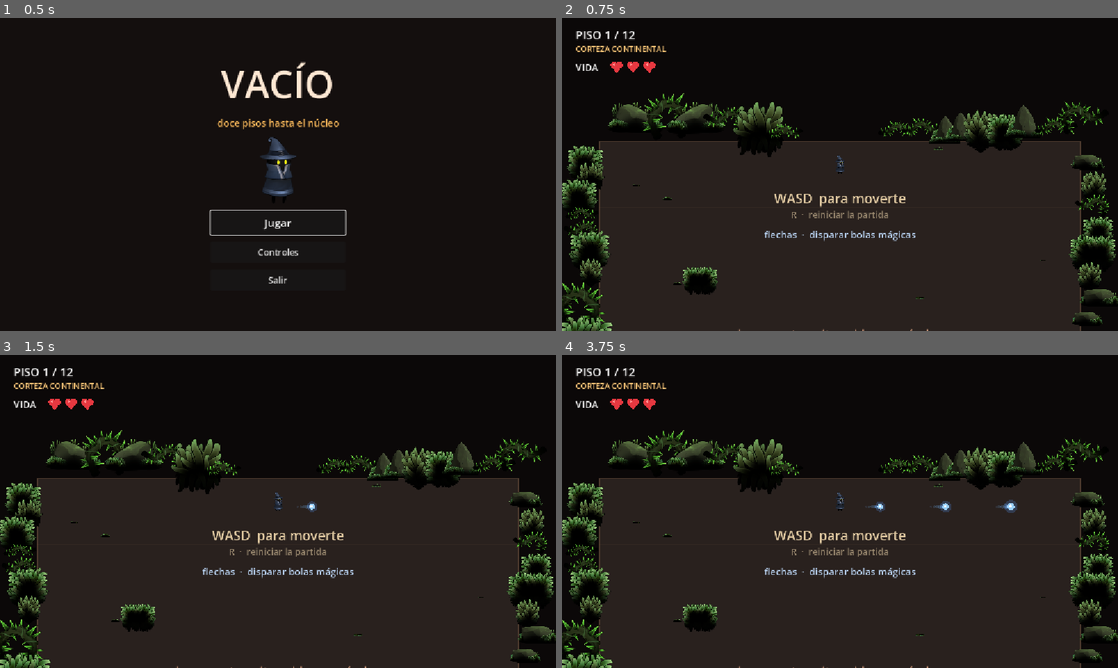
Above: before the commit, frames 1-4 (two rows, left to right).
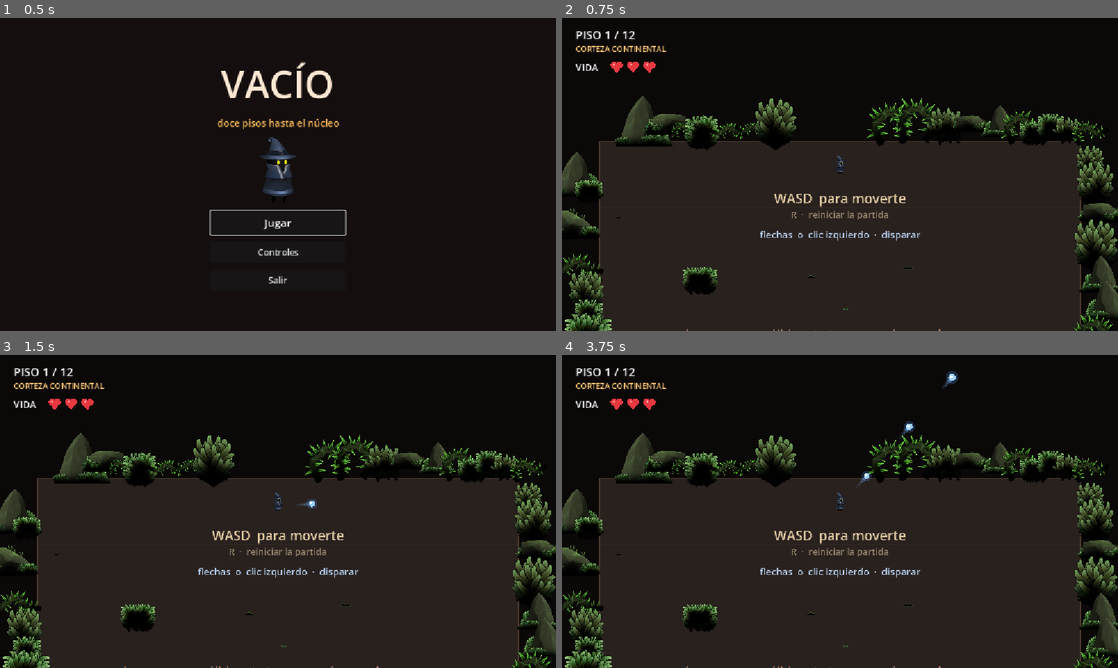
Above: after the commit, the same moments.

Repository: MatiasRodrigo0502/Vacio
Game: Godot game, scene res://scenes/MenuPrincipal.tscn
Same seed, same stepped clock (60 frames per second), same inputs: the game is played once before the commit and once after it.
Inputs (mouse positions are in pixels of both pictures, inside the frame that each line leads up to):
- Up to frame 1 (0.5 s): no input
- Up to frame 2 (0.75 s): click "Jugar" at 0.5 s
- Up to frame 3 (1.5 s): tap Enter at 1.25 s; move the mouse to (400, 495) at 1.27 s; press the mouse at (400, 495) at 1.28 s; hold Right (disparar_derecha) from 1.28 s (still down)
- Up to frame 4 (3.75 s): move the mouse to (728, 527) at 2.02 s; release Right (disparar_derecha) at 2.03 s; release the mouse at (728, 527) at 2.03 s; hold Down (disparar_abajo) 2.03-2.78 s; tap R (reiniciar_partida) at 2.1 s; click (728, 527) at 2.3 s; move the mouse to (895, 442) at 2.77 s; press the mouse at (895, 442) at 2.78 s; hold Right (disparar_derecha) 2.78-3.53 s; move the mouse to (812, 574) at 3.52 s; release the mouse at (812, 574) at 3.53 s; hold Up (disparar_arriba) from 3.53 s (still down); click (812, 574) at 3.6 s

Frame 1 is identical in both runs. In frame 2, 11% of the frame differs, in the area x 0-100%, y 24-100%; in frame 3, 11%; in frame 4, 11%, in the area x 0-100%, y 5-100%.

Commit message:
Rocas solidas, disparo con el raton e iconos para los objetos
- Las rocas y plataformas pasan de Area2D a StaticBody2D: son terreno
  solido, se choca con ellas y ya no hacen dano. Un RigidBody2D no valia:
  ese es un cuerpo que la fisica empuja, y las rocas saldrian rodando.
  Como no se pueden atravesar, cobrar vida ademas castigaria por rozar
  una pared al esquivar. El dano viene de los enemigos.
- Las piedras pequenas vuelven a ser decoracion sin colision. Son unas
  treinta por piso y miden 16-34 px: solidas, moverse seria un
  engancharse continuo en chinas.
- Disparo apuntando con el raton, con el boton izquierdo. Las flechas
  siguen valiendo para las cuatro direcciones; el raton manda si los dos
  estan pulsados, porque si estas apuntando es lo que quieres.
- Los objetos pasan de una flor de colores a un icono de lo que hacen:
  bota para velocidad, corazon para vida, cruz para curar, rayo para
  cadencia, llama para velocidad de bola y orbe para su tamano. Dibujados
  por mi: en los packs no hay ningun icono de interfaz. Dos objetos se
  renombran para que el nombre pegue con el dibujo.

Verificado en headless: la roca es StaticBody2D y frena al jugador
empujando 1,5 s contra ella, chocar no quita vida, el disparo con raton
sale con la direccion correcta y cada objeto lleva su icono.

Co-Authored-By: Claude Opus 5 <noreply@anthropic.com>

Diff:
--- a/assets/objetos/animaciones_objeto.tres
+++ /dev/null
@@ -1,50 +0,0 @@
-[gd_resource type="SpriteFrames" load_steps=11 format=3]
-
-[ext_resource type="Texture2D" path="res://assets/objetos/objeto_00.png" id="objeto_00"]
-[ext_resource type="Texture2D" path="res://assets/objetos/objeto_01.png" id="objeto_01"]
-[ext_resource type="Texture2D" path="res://assets/objetos/objeto_02.png" id="objeto_02"]
-[ext_resource type="Texture2D" path="res://assets/objetos/objeto_03.png" id="objeto_03"]
-[ext_resource type="Texture2D" path="res://assets/objetos/objeto_04.png" id="objeto_04"]
-[ext_resource type="Texture2D" path="res://assets/objetos/objeto_05.png" id="objeto_05"]
-[ext_resource type="Texture2D" path="res://assets/objetos/objeto_06.png" id="objeto_06"]
-[ext_resource type="Texture2D" path="res://assets/objetos/objeto_07.png" id="objeto_07"]
-[ext_resource type="Texture2D" path="res://assets/objetos/objeto_08.png" id="objeto_08"]
-[ext_resource type="Texture2D" path="res://assets/objetos/objeto_09.png" id="objeto_09"]
-
-[resource]
-animations = [{
-"frames": [{
-"duration": 1.0,
-"texture": ExtResource("objeto_00")
-}, {
-"duration": 1.0,
-"texture": ExtResource("objeto_01")
-}, {
-"duration": 1.0,
-"texture": ExtResource("objeto_02")
-}, {
-"duration": 1.0,
-"texture": ExtResource("objeto_03")
-}, {
-"duration": 1.0,
-"texture": ExtResource("objeto_04")
-}, {
-"duration": 1.0,
-"texture": ExtResource("objeto_05")
-}, {
-"duration": 1.0,
-"texture": ExtResource("objeto_06")
-}, {
-"duration": 1.0,
-"texture": ExtResource("objeto_07")
-}, {
-"duration": 1.0,
-"texture": ExtResource("objeto_08")
-}, {
-"duration": 1.0,
-"texture": ExtResource("objeto_09")
-}],
-"loop": true,
-"name": &"brillar",
-"speed": 10.0
-}]
--- a/project.godot
+++ b/project.godot
@@ -66,6 +66,11 @@
 "events": [Object(InputEventKey,"resource_local_to_scene":false,"resource_name":"","device":-1,"window_id":0,"alt_press …(195 unchanged characters)…
 ]
 }
+disparar_raton={
+"deadzone": 0.2,
+"events": [Object(InputEventMouseButton,"resource_local_to_scene":false,"resource_name":"","device":-1,"window_id":0,"alt_pressed":false,"shift_pressed":false,"ctrl_pressed":false,"meta_pressed":false,"button_mask":0,"position":Vector2(0, 0),"global_position":Vector2(0, 0),"factor":1.0,"button_index":1,"canceled":false,"pressed":false,"double_click":false,"script":null)
+]
+}
 reiniciar_partida={
 "deadzone": 0.2,
 "events": [Object(InputEventKey,"resource_local_to_scene":false,"resource_name":"","device":-1,"window_id":0,"alt_press …(190 unchanged characters)…
--- a/resources/objetos/botas_ligeras.tres
+++ b/resources/objetos/botas_ligeras.tres
@@ -1,9 +1,11 @@
-[gd_resource type="Resource" script_class="ObjetoMejora" load_steps=2 format=3]
+[gd_resource type="Resource" script_class="ObjetoMejora" load_steps=3 format=3]
 
 [ext_resource type="Script" path="res://scripts/objeto_mejora.gd" id="1_objeto"]
+[ext_resource type="Texture2D" path="res://assets/objetos/icono_bota.png" id="2_icono"]
 
 [resource]
 script = ExtResource("1_objeto")
+icono = ExtResource("2_icono")
 nombre = "Botas ligeras"
 descripcion = "Te mueves más rápido"
 color = Color(0.45, 0.9, 0.5, 1)
--- a/resources/objetos/corazon_de_roca.tres
+++ b/resources/objetos/corazon_de_roca.tres
@@ -1,9 +1,11 @@
-[gd_resource type="Resource" script_class="ObjetoMejora" load_steps=2 format=3]
+[gd_resource type="Resource" script_class="ObjetoMejora" load_steps=3 format=3]
 
 [ext_resource type="Script" path="res://scripts/objeto_mejora.gd" id="1_objeto"]
+[ext_resource type="Texture2D" path="res://assets/objetos/icono_corazon.png" id="2_icono"]
 
 [resource]
 script = ExtResource("1_objeto")
+icono = ExtResource("2_icono")
 nombre = "Corazón de roca"
 descripcion = "Un corazón más"
 color = Color(0.95, 0.25, 0.3, 1)
--- a/resources/objetos/dedal_rapido.tres
+++ b/resources/objetos/dedal_rapido.tres
@@ -1,10 +1,12 @@
-[gd_resource type="Resource" script_class="ObjetoMejora" load_steps=2 format=3]
+[gd_resource type="Resource" script_class="ObjetoMejora" load_steps=3 format=3]
 
 [ext_resource type="Script" path="res://scripts/objeto_mejora.gd" id="1_objeto"]
+[ext_resource type="Texture2D" path="res://assets/objetos/icono_rayo.png" id="2_icono"]
 
 [resource]
 script = ExtResource("1_objeto")
-nombre = "Dedal rápido"
+icono = ExtResource("2_icono")
+nombre = "Chispa veloz"
 descripcion = "Disparas más seguido"
 color = Color(0.5, 0.75, 1.0, 1)
 vida_maxima_extra = 0
--- a/resources/objetos/nucleo_ardiente.tres
+++ b/resources/objetos/nucleo_ardiente.tres
@@ -1,9 +1,11 @@
-[gd_resource type="Resource" script_class="ObjetoMejora" load_steps=2 format=3]
+[gd_resource type="Resource" script_class="ObjetoMejora" load_steps=3 format=3]
 
 [ext_resource type="Script" path="res://scripts/objeto_mejora.gd" id="1_objeto"]
+[ext_resource type="Texture2D" path="res://assets/objetos/icono_llama.png" id="2_icono"]
 
 [resource]
 script = ExtResource("1_objeto")
+icono = ExtResource("2_icono")
 nombre = "Núcleo ardiente"
 descripcion = "Bolas más rápidas"
 color = Color(1.0, 0.65, 0.25, 1)
--- a/resources/objetos/piedra_hinchada.tres
+++ b/resources/objetos/piedra_hinchada.tres
@@ -1,10 +1,12 @@
-[gd_resource type="Resource" script_class="ObjetoMejora" load_steps=2 format=3]
+[gd_resource type="Resource" script_class="ObjetoMejora" load_steps=3 format=3]
 
 [ext_resource type="Script" path="res://scripts/objeto_mejora.gd" id="1_objeto"]
+[ext_resource type="Texture2D" path="res://assets/objetos/icono_orbe.png" id="2_icono"]
 
 [resource]
 script = ExtResource("1_objeto")
-nombre = "Piedra hinchada"
+icono = ExtResource("2_icono")
+nombre = "Orbe hinchado"
 descripcion = "Bolas más gordas"
 color = Color(0.8, 0.55, 1.0, 1)
 vida_maxima_extra = 0
--- a/resources/objetos/vendaje.tres
+++ b/resources/objetos/vendaje.tres
@@ -1,9 +1,11 @@
-[gd_resource type="Resource" script_class="ObjetoMejora" load_steps=2 format=3]
+[gd_resource type="Resource" script_class="ObjetoMejora" load_steps=3 format=3]
 
 [ext_resource type="Script" path="res://scripts/objeto_mejora.gd" id="1_objeto"]
+[ext_resource type="Texture2D" path="res://assets/objetos/icono_cruz.png" id="2_icono"]
 
 [resource]
 script = ExtResource("1_objeto")
+icono = ExtResource("2_icono")
 nombre = "Vendaje"
 descripcion = "Recupera dos corazones"
 color = Color(0.95, 0.45, 0.45, 1)
--- a/scenes/Jugador.tscn
+++ b/scenes/Jugador.tscn
@@ -9,7 +9,7 @@
 [node name="Jugador" type="CharacterBody2D" groups=["jugador"]]
 z_index = 10
 collision_layer = 1
-collision_mask = 2
+collision_mask = 6
 motion_mode = 1
 script = ExtResource("1_jugador")
 metadata/_edit_group_ = true
--- a/scenes/MenuPrincipal.tscn
+++ b/scenes/MenuPrincipal.tscn
@@ -129,7 +129,7 @@
 theme_override_constants/line_spacing = 12
 theme_override_font_sizes/font_size = 22
 text = "W A S D
-flechas
+flechas o clic izq.
 R
 Esc"
 
@@ -139,7 +139,8 @@
 theme_override_constants/line_spacing = 8
 theme_override_font_sizes/font_size = 17
 text = "Baja hasta el círculo del fondo para pasar al piso siguiente.
-Disparas bolas mágicas con las flechas: matan enemigos, pero no rompen rocas.
+Disparas con las flechas o apuntando con el ratón: matan enemigos.
+Las rocas son sólidas: no se pueden cruzar ni romper, pero te sirven de parapeto.
 Las rocas y las plataformas te quitan vida al tocarlas.
 Del piso 4 en adelante, algunas rocas se mueven.
 Doce pisos, y cada uno más estrecho que el anterior."
--- a/scenes/Objeto.tscn
+++ b/scenes/Objeto.tscn
@@ -1,7 +1,6 @@
-[gd_scene load_steps=4 format=3]
+[gd_scene load_steps=3 format=3]
 
 [ext_resource type="Script" path="res://scripts/objeto.gd" id="1_objeto"]
-[ext_resource type="SpriteFrames" path="res://assets/objetos/animaciones_objeto.tres" id="2_anim"]
 
 [sub_resource type="CircleShape2D" id="CircleShape2D_objeto"]
 radius = 26.0
@@ -13,10 +12,7 @@
 monitorable = false
 script = ExtResource("1_objeto")
 
-[node name="Sprite" type="AnimatedSprite2D" parent="."]
-sprite_frames = ExtResource("2_anim")
-animation = &"brillar"
-autoplay = "brillar"
+[node name="Sprite" type="Sprite2D" parent="."]
 
 [node name="Forma" type="CollisionShape2D" parent="."]
 shape = SubResource("CircleShape2D_objeto")
--- a/scenes/Obstaculo.tscn
+++ b/scenes/Obstaculo.tscn
@@ -5,9 +5,9 @@
 [sub_resource type="RectangleShape2D" id="RectangleShape2D_obst"]
 size = Vector2(48, 48)
 
-[node name="Obstaculo" type="Area2D"]
+[node name="Obstaculo" type="StaticBody2D"]
 collision_layer = 4
-collision_mask = 1
+collision_mask = 0
 script = ExtResource("1_obstaculo")
 
 [node name="Sprite" type="Sprite2D" parent="."]
--- a/scenes/Tutorial.tscn
+++ b/scenes/Tutorial.tscn
@@ -28,7 +28,7 @@
 offset_right = 1100.0
 offset_bottom = 46.0
 theme_override_font_sizes/font_size = 32
-text = "flechas  ·  disparar bolas mágicas"
+text = "flechas  o  clic izquierdo  ·  disparar"
 horizontal_alignment = 1
 vertical_alignment = 1
 
@@ -37,7 +37,7 @@
 offset_right = 1200.0
 offset_bottom = 58.0
 theme_override_font_sizes/font_size = 40
-text = "las rocas te quitan vida:  esquívalas"
+text = "las rocas son sólidas:  te tapan y no las puedes cruzar"
 horizontal_alignment = 1
 vertical_alignment = 1
 
--- a/scripts/bola_magica.gd
+++ b/scripts/bola_magica.gd
@@ -39,6 +39,9 @@
 
 func _ready() -> void:
 	area_entered.connect(_al_tocar)
+	# Las rocas son cuerpos solidos y los enemigos areas, asi que hacen falta
+	# las dos senales.
+	body_entered.connect(_al_tocar_cuerpo)
 	var circulo := CircleShape2D.new()
 	circulo.radius = radio
 	_forma.shape = circulo
@@ -54,14 +57,18 @@
 		queue_free()
 
 
+## Choque contra una roca o plataforma: la bola se apaga y la roca aguanta, asi
+## que la roca sirve de parapeto.
+func _al_tocar_cuerpo(cuerpo: Node2D) -> void:
+	if cuerpo is Obstaculo and rompe_obstaculos:
+		cuerpo.romper()
+		impacto.emit(cuerpo)
+	queue_free()
+
+
 func _al_tocar(area: Area2D) -> void:
-	# Contra una roca la bola se apaga pero la roca aguanta: sirve de parapeto.
-	if area is Obstaculo and not rompe_obstaculos:
-		queue_free()
-		return
-
-	# Con el resto, duck typing como en todo el proyecto: la bola no pregunta
-	# contra que ha chocado, solo si eso se puede romper.
+	# Duck typing como en todo el proyecto: la bola no pregunta contra que ha
+	# chocado, solo si eso se puede romper.
 	if not area.has_method("romper"):
 		return
 	area.romper()
--- a/scripts/jugador.gd
+++ b/scripts/jugador.gd
@@ -114,17 +114,28 @@
 	if not _control_activo or _espera_disparo > 0.0:
 		return
 
-	var direccion := Input.get_vector(
-		"disparar_izquierda", "disparar_derecha", "disparar_arriba", "disparar_abajo")
+	var direccion := Vector2.ZERO
+
+	# El raton manda sobre las flechas: si estas apuntando, es lo que quieres.
+	# Con el raton se apunta libre, en cualquier angulo; con las flechas solo a
+	# las cuatro direcciones, que es el esquema clasico de teclado.
+	if Input.is_action_pressed("disparar_raton"):
+		var hacia := get_global_mouse_position() - centro_colision()
+		if hacia.length() > 1.0:
+			direccion = hacia.normalized()
+	else:
+		direccion = Input.get_vector(
+			"disparar_izquierda", "disparar_derecha", "disparar_arriba", "disparar_abajo")
+		if direccion != Vector2.ZERO:
+			# Con dos flechas a la vez manda la mas marcada: las diagonales
+			# harian el disparo de teclado mas facil de lo que toca.
+			if absf(direccion.x) > absf(direccion.y):
+				direccion = Vector2(signf(direccion.x), 0.0)
+			else:
+				direccion = Vector2(0.0, signf(direccion.y))
+
 	if direccion == Vector2.ZERO:
 		return
-
-	# Solo las cuatro direcciones: con dos flechas a la vez, manda la mas
-	# marcada. Las diagonales harian el disparo mas facil de lo que toca.
-	if absf(direccion.x) > absf(direccion.y):
-		direccion = Vector2(signf(direccion.x), 0.0)
-	else:
-		direccion = Vector2(0.0, signf(direccion.y))
 
 	_espera_disparo = cadencia_disparo
 	# Sale del centro del cuerpo y no de los pies, para que se vea nacer del
--- a/scripts/objeto.gd
+++ b/scripts/objeto.gd
@@ -16,7 +16,7 @@
 var _fase: float = 0.0
 var _recogido: bool = false
 
-@onready var _sprite: AnimatedSprite2D = $Sprite
+@onready var _sprite: Sprite2D = $Sprite
 
 
 func _ready() -> void:
@@ -27,12 +27,13 @@
 func preparar(mejora_objeto: ObjetoMejora, posicion: Vector2) -> void:
 	mejora = mejora_objeto
 	global_position = posicion
-	_sprite.play(&"brillar")
-	_sprite.modulate = mejora.color
+	_sprite.texture = mejora.icono
+	# El icono ya viene con su color; el tinte solo sirve para el halo.
+	_sprite.modulate = Color.WHITE
 
-	var tam := _sprite.sprite_frames.get_frame_texture(&"brillar", 0).get_size()
-	var escala := alto_objetivo / tam.y
-	_sprite.scale = Vector2(escala, escala)
+	if mejora.icono != null:
+		var escala := alto_objetivo / mejora.icono.get_size().y
+		_sprite.scale = Vector2(escala, escala)
 
 
 func _process(delta: float) -> void:
--- a/scripts/objeto_mejora.gd
+++ b/scripts/objeto_mejora.gd
@@ -14,7 +14,12 @@
 ## Frase corta que explica que hace, para el aviso del HUD.
 @export var descripcion: String = ""
 
-## Color con el que se tine el objeto en el suelo. Es la unica pista visual de
+## Dibujo que se ve en el suelo. Un icono de lo que hace: bota para velocidad,
+## corazon para vida, rayo para cadencia. Sin esto todos los objetos serian la
+## misma flor de colores y habria que acercarse para saber cual es.
+@export var icono: Texture2D = null
+
+## Color del halo que rodea al objeto en el suelo. Es la unica pista visual de
 ## que hace, asi que conviene mantener el codigo: rojo vida, verde velocidad,
 ## azul disparo.
 @export var color: Color = Color(0.6, 0.8, 1.0)
--- a/scripts/obstaculo.gd
+++ b/scripts/obstaculo.gd
@@ -1,27 +1,24 @@
-## Obstaculo: roca que resta vida al tocarla.
+## Obstaculo: roca o plataforma. Es terreno solido, no se puede atravesar.
 ##
-## POR QUE Area2D Y NO StaticBody2D:
-## un cuerpo solido frenaria al jugador y el golpe se sentiria como un choque de
-## plataformas. Con un Area2D el jugador la atraviesa, pierde vida y sigue en
-## movimiento, que es lo que pide un juego de habilidad y precision.
+## POR QUE StaticBody2D Y NO RigidBody2D:
+## un RigidBody2D es un cuerpo que la fisica empuja: las rocas saldrian rodando
+## al chocar contra ellas. Lo que hace falta es un cuerpo inmovil contra el que
+## chocar, y eso es StaticBody2D.
+##
+## Antes era un Area2D que restaba vida al atravesarla. Ahora no hace dano: si
+## no puedes atravesarla, cobrarte vida ademas te castigaria por rozar una pared
+## mientras la esquivas. El dano viene de los enemigos.
 ##
 ## Este nodo esta pensado para vivir en un pool: nunca se libera, se recicla.
 ## Por eso todo el estado (textura, escala, tinte, tamano) se fija en preparar()
 ## y no en _ready().
 class_name Obstaculo
-extends Area2D
+extends StaticBody2D
 
-## Vida que quita cada impacto.
-@export var dano: int = 1
-
-## La colision es mas pequena que el dibujo, a proposito. Dos razones: la caja
-## de la textura incluye esquinas transparentes, y en un juego de precision el
-## jugador tiene que sentir que "ha pasado raspando", no que le golpea el aire.
+## La colision es mas pequena que el dibujo, a proposito: la caja de la textura
+## incluye esquinas transparentes, y en un juego de precision el jugador tiene
+## que sentir que "ha pasado raspando", no que choca contra el aire.
 const FACTOR_COLISION: float = 0.72
-
-## Holgura al comprobar el impacto, del tamano del jugador. Sin ella, un roce
-## legitimo en el borde se descartaria por unos pocos pixeles.
-const TOLERANCIA: float = 16.0
 
 ## Velocidad heredada del piso. En Fase 1 no se usa (rocas estaticas), pero se
 ## guarda para que los obstaculos moviles de fases futuras la lean tal cual.
@@ -46,7 +43,6 @@
 
 
 func _ready() -> void:
-	body_entered.connect(_al_entrar_cuerpo)
 	# Quieto hasta que alguien lo mueva: la mayoria de las rocas no se mueven y
 	# no tiene sentido gastar un _physics_process por cada una.
 	set_physics_process(false)
@@ -106,9 +102,9 @@
 
 func activar() -> void:
 	visible = true
-	# set_deferred porque activar o desactivar el monitoreo en mitad de un paso
-	# de fisica dispara un error del motor.
-	set_deferred("monitoring", true)
+	# set_deferred porque encender o apagar una forma de colision en mitad de un
+	# paso de fisica dispara un error del motor.
+	_forma.set_deferred("disabled", false)
 
 
 ## Deja la roca quieta. Se llama al reciclarla, porque una roca que vuelve del
@@ -124,7 +120,7 @@
 func desactivar() -> void:
 	_parar()
 	visible = false
-	set_deferred("monitoring", false)
+	_forma.set_deferred("disabled", true)
 	# Se aparca lejos del area jugable: una roca reciclada nunca debe quedarse
 	# detectando colisiones en la posicion del piso anterior.
 	global_position = Vector2(-100000, -100000)
@@ -139,31 +135,3 @@
 
 func tamano() -> Vector2:
 	return _tamano
-
-
-func _al_entrar_cuerpo(cuerpo: Node2D) -> void:
-	# El obstaculo no sabe que es un "Jugador" concreto: solo pide que sepa
-	# recibir dano. Asi la misma roca servira para otras entidades.
-	if not cuerpo.has_method("recibir_dano"):
-		return
-
-	# Misma precaucion que en la zona de salida del piso: el aviso de Godot puede
-	# llegar con la posicion que el cuerpo tenia al empezar el paso de fisica.
-	# Como las rocas se reciclan y aparecen en otro sitio en cada piso, sin esta
-	# comprobacion el jugador recibia golpes fantasma nada mas entrar en un piso
-	# nuevo, de una roca que ya no esta donde el motor cree.
-	# Se mide contra el CENTRO DE COLISION del cuerpo, no contra su origen. El
-	# origen del jugador esta a los pies y su circulo 16 px mas arriba, asi que
-	# midiendo desde el origen se descartaban golpes buenos: acercandose a una
-	# roca por abajo, el circulo la tocaba de verdad pero el origen quedaba
-	# demasiado lejos y el golpe no contaba.
-	var centro_cuerpo: Vector2 = cuerpo.global_position
-	if cuerpo.has_method("centro_colision"):
-		centro_cuerpo = cuerpo.centro_colision()
-
-	var mitad := _tamano * 0.5 * FACTOR_COLISION + Vector2(TOLERANCIA, TOLERANCIA)
-	var distancia := (centro_cuerpo - global_position).abs()
-	if distancia.x > mitad.x or distancia.y > mitad.y:
-		return
-
-	cuerpo.recibir_dano(dano)
--- a/scripts/piso.gd
+++ b/scripts/piso.gd
@@ -342,13 +342,12 @@
 		_decoracion.add_child(planta)
 
 
-## Reparte piedras pequenas por el suelo. Tambien quitan vida: lo que parece una
-## roca tiene que comportarse como una roca, aunque sea pequena.
-##
-## Por eso pasan por el pool de obstaculos y respetan los mismos despejes que
-## las rocas grandes (entrada, salida y carteles del tutorial). Antes eran
-## Sprite2D sueltos sin colision y confundian: el jugador las esquivaba o se las
-## comia sin entender por que unas hacian dano y otras no.
+## Reparte piedras pequenas por el suelo. Son decoracion: ni chocan ni hacen dano.
+##
+## POR QUE NO SON SOLIDAS COMO LAS ROCAS GRANDES:
+## son unas treinta por piso y miden 16-34 px. Con colision, moverse por el piso
+## seria un engancharse continuo en chinas, y este juego va de deslizarse con
+## inercia. Las rocas grandes son terreno; estas son el suelo.
 ##
 ## Se generan con el MISMO generador que las rocas y despues que ellas, para no
 ## alterar la secuencia de numeros: si no, anadir decoracion moveria de sitio
@@ -358,36 +357,31 @@
 	# Solo piedras: la vegetacion va sobre las plataformas, agrupada. Repartirla
 	# tambien por aqui la devolveria al "puesto al azar" que queriamos quitar.
 	var piedras := catalogo.texturas_de("piedra")
-	if piedras.is_empty() or _pool == null:
+	if piedras.is_empty():
 		return
 
 	# La cantidad sale de la superficie del piso, no de un numero fijo: el piso 1
 	# tiene casi cuatro veces el area del 12, y con una cifra fija uno queda
 	# desierto y el otro abarrotado.
-	var entrada := Vector2(0.0, -_alto() * 0.5 + MARGEN_ENTRADA)
-	var salida := Vector2(0.0, _alto() * 0.5 - MARGEN_SALIDA)
-
 	var cuantas := int(_ancho() * _alto() / 80000.0) + datos.cantidad_obstaculos
 	for _i in cuantas:
 		var lado := generador.randf_range(16.0, 34.0)
 		var sitio := Vector2(
 			generador.randf_range(-_ancho() * 0.5 + 24.0, _ancho() * 0.5 - 24.0),
 			generador.randf_range(-_alto() * 0.5 + 24.0, _alto() * 0.5 - 24.0))
-
-		# Los mismos despejes que las rocas grandes: ahora hacen dano, asi que
-		# una piedra pegada al circulo de salida o encima de un cartel serian
-		# igual de injustas.
-		if sitio.distance_to(entrada) < DESPEJE_ENTRADA:
-			continue
-		if sitio.distance_to(salida) < DESPEJE_SALIDA:
-			continue
 		if _pisa_un_cartel(sitio, Vector2(lado, lado)):
 			continue
 
-		var piedra := _pool.obtener()
-		piedra.preparar(to_global(sitio), piedras[generador.randi() % piedras.size()],
-			lado, tinte, datos.velocidad_obstaculos)
-		_obstaculos.append(piedra)
+		var textura: Texture2D = piedras[generador.randi() % piedras.size()]
+		var adorno := Sprite2D.new()
+		adorno.texture = textura
+		adorno.scale = Vector2.ONE * (lado / maxf(textura.get_size().x, textura.get_size().y))
+		# Volteo horizontal en vez de rotacion: el arte tiene la luz desde
+		# arriba y rotarlo delataria que son recortes de un atlas.
+		adorno.flip_h = generador.randf() < 0.5
+		adorno.modulate = Color(tinte.r, tinte.g, tinte.b, 0.8)
+		adorno.position = sitio
+		_decoracion.add_child(adorno)
 
 
 ## Rodea el area jugable con rocas, para que el limite deje de ser una linea
Binary file added: assets/objetos/icono_bota.png
Binary file added: assets/objetos/icono_corazon.png
Binary file added: assets/objetos/icono_cruz.png
Binary file added: assets/objetos/icono_llama.png
Binary file added: assets/objetos/icono_orbe.png
Binary file added: assets/objetos/icono_rayo.png
Binary file removed: assets/objetos/objeto_00.png
Binary file removed: assets/objetos/objeto_01.png
Binary file removed: assets/objetos/objeto_02.png
Binary file removed: assets/objetos/objeto_03.png
Binary file removed: assets/objetos/objeto_04.png
Binary file removed: assets/objetos/objeto_05.png
(and 5 more such lines)
